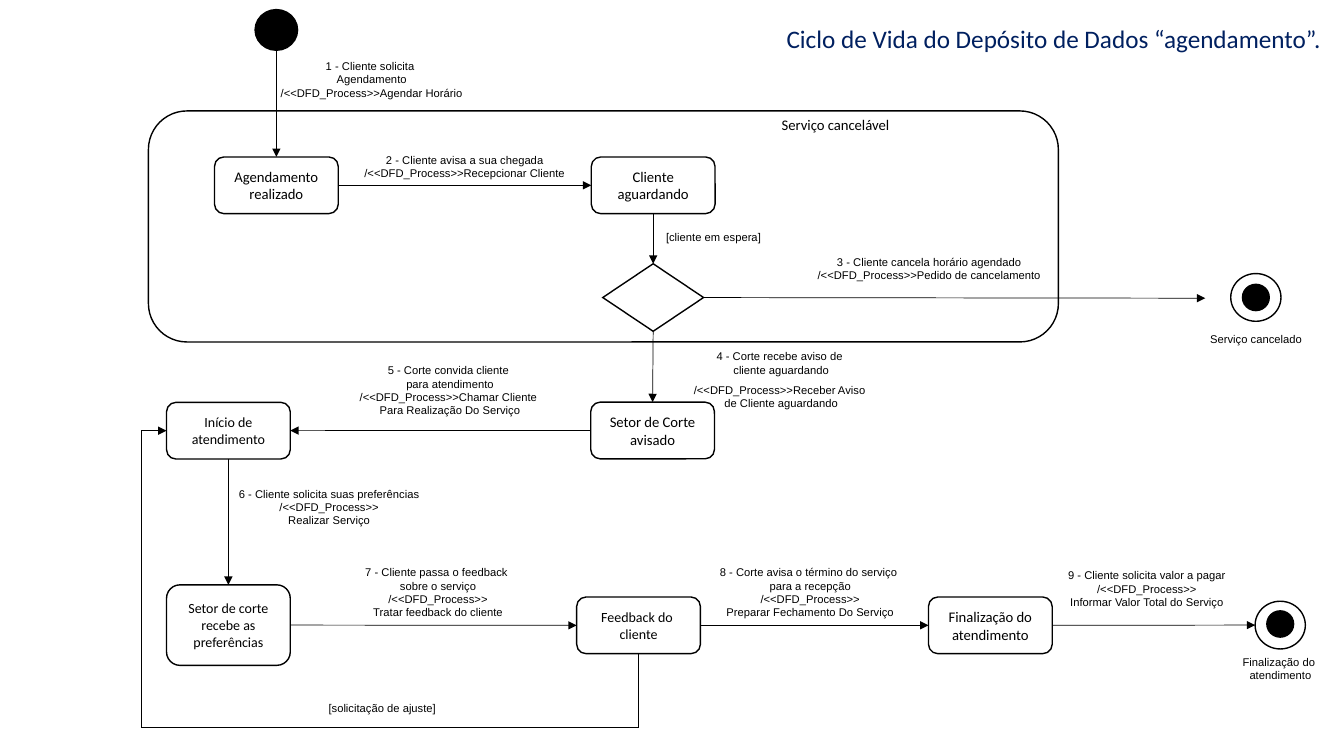
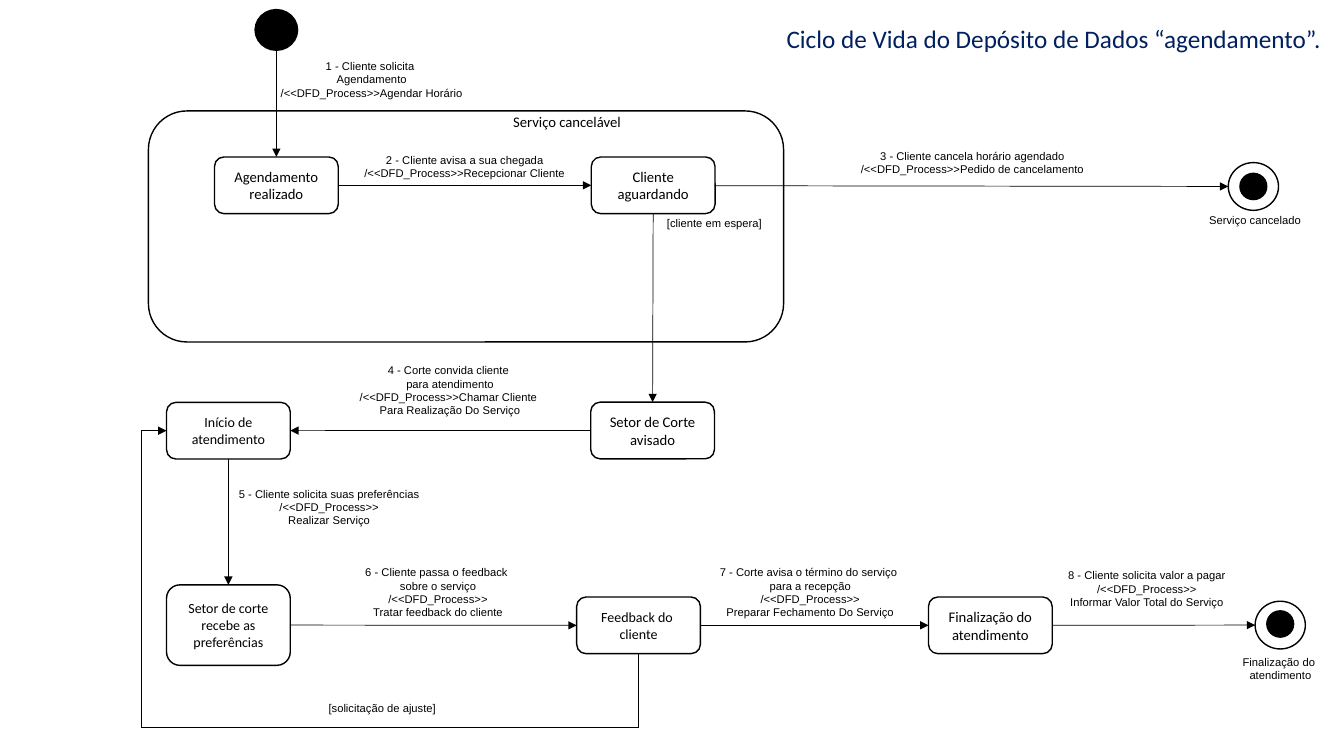
Before and after one commit to Vinicius-Dias-Mota/AC1---Engenharia, a slide deck: slide 1 of 21 - Ciclo de vida.pptx. Drawn at 1344x756 pixels with LibreOffice and Linux fonts; fonts in the diff are those of the drawing. Boxes give left, top, right and bottom in pixels: in the first picture for what was removed or moved away, otherwise in the second. Text is boxed around its words. In the diff, an @@ line names an element or a change of style, - is before the commit and + after.

```diff
--- a/21 - Ciclo de vida.pptx
+++ b/21 - Ciclo de vida.pptx
@@ rounded rectangle: place and size @@
-rounded rectangle at [148, 111, 1059, 342]
+rounded rectangle at [148, 111, 783, 342]
@@ text "Serviço cancelável": place and size @@
-text "Serviço cancelável" at [782, 119, 889, 133]
+text "Serviço cancelável" at [513, 117, 620, 130]
@@ text "3 - Cliente cancela horário ...": place and size @@
-text "3 - Cliente cancela horário ..." at [818, 257, 1041, 282]
+text "3 - Cliente cancela horário ..." at [861, 151, 1084, 175]
@@ ellipse: place and size @@
-ellipse at [1231, 273, 1281, 321]
+ellipse at [1229, 162, 1279, 210]
@@ ellipse: place and size @@
-ellipse at [1243, 284, 1270, 311]
+ellipse at [1240, 173, 1267, 200]
@@ arrow moved from (704, 297) - (1206, 298) to (715, 186) - (1229, 187) @@
@@ text "Serviço cancelado": place and size @@
-text "Serviço cancelado" at [1210, 335, 1302, 345]
+text "Serviço cancelado" at [1209, 216, 1301, 226]
@@ arrow moved from (653, 214) - (653, 264) to (653, 214) - (652, 402) @@
@@ text "[cliente em espera]": place and size @@
-text "[cliente em espera]" at [666, 233, 760, 243]
+text "[cliente em espera]" at [667, 219, 761, 230]
@@ diamond removed at [603, 264, 704, 332] @@
@@ arrow removed from (653, 332) to (652, 402) @@
@@ text removed at [694, 352, 865, 410] @@
-4 - Corte recebe aviso de
-cliente aguardando
-/<<DFD_Process>>Receber Aviso
-de Cliente aguardando
@@ text at [388, 366, 508, 374]: text changed @@
-5 - Corte convida cliente
+4 - Corte convida cliente
@@ text at [239, 490, 419, 500]: text changed @@
-6 - Cliente solicita suas preferências
+5 - Cliente solicita suas preferências
@@ text at [365, 568, 508, 579]: text changed @@
-7 - Cliente passa o feedback
+6 - Cliente passa o feedback
@@ text at [720, 568, 898, 579]: text changed @@
-8 - Corte avisa o término do serviço
+7 - Corte avisa o término do serviço
```
Also in this commit, not shown: 1 slide removed, 23 other files.
